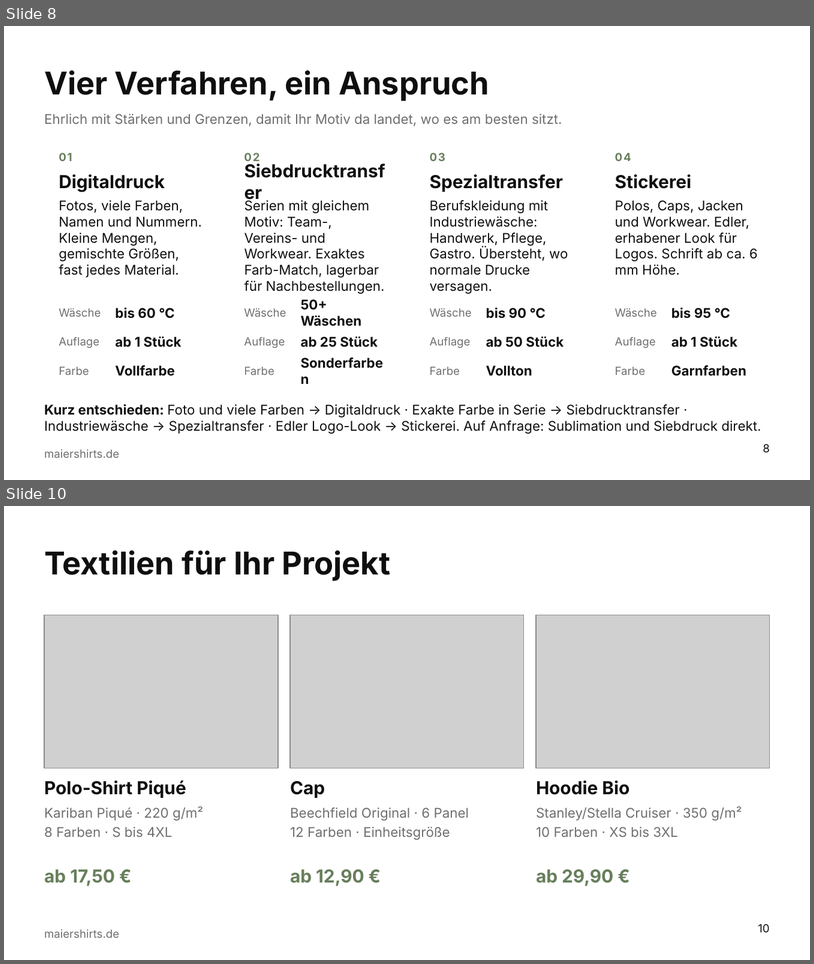
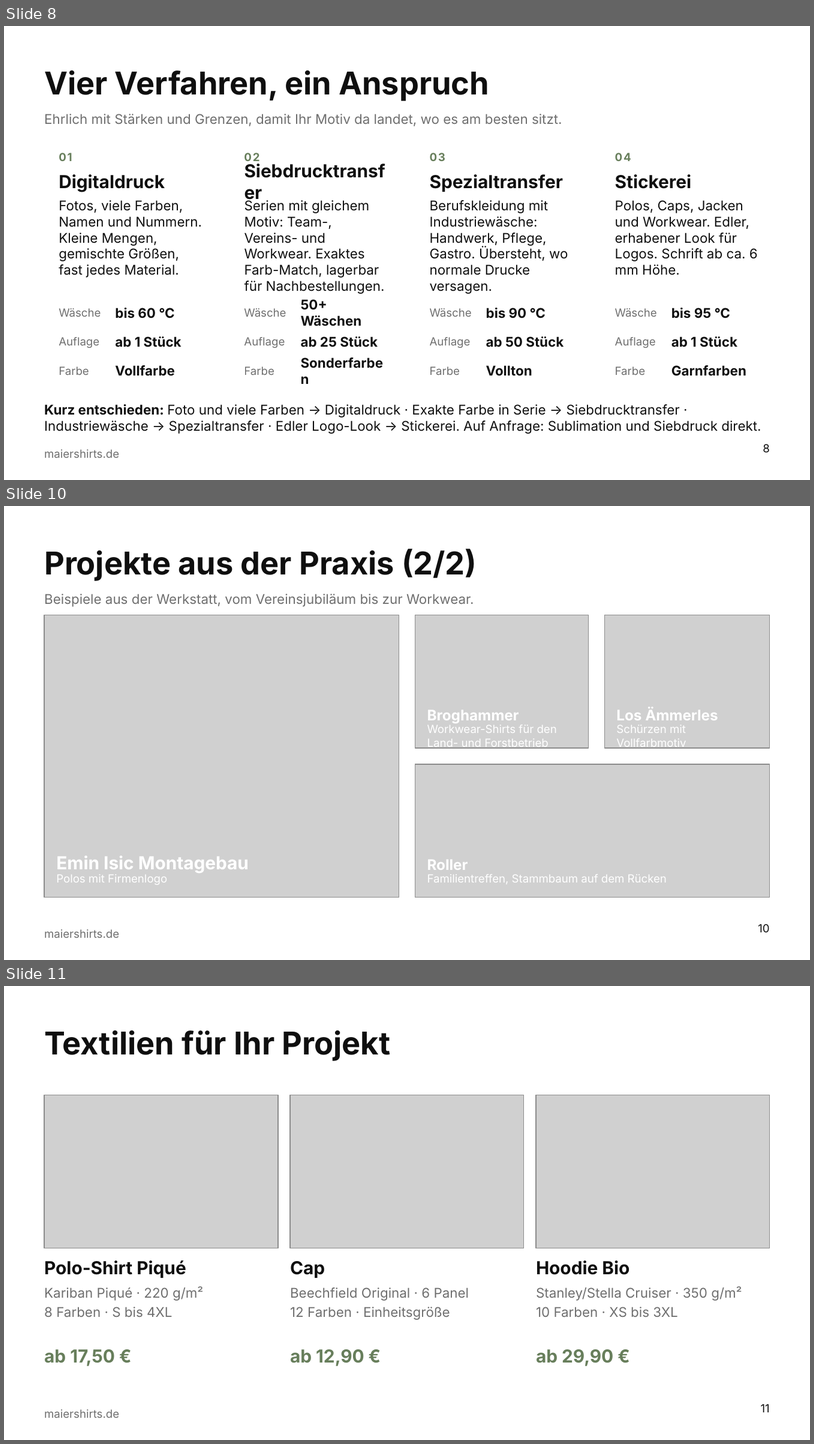
Before and after one commit to sm6161-eng/lexware-angebot-tool, a slide deck: presentation/dist/Maiershirts_Master.potx. Shown one above the other, each under a label of ours: slides 8 and 10 before the commit, slides 8, 10 and 11 after it; the slides between them are not shown. The pictures are 814x964 and 814x1444 pixels, drawn with LibreOffice and Linux fonts; fonts in the diff are those of the drawing; grey boxes stand for pictures; background and template pictures are left out. Boxes give left, top, right and bottom in pixels: in the first picture for what was removed or moved away, otherwise in the second. Text is boxed around its words. In the diff, an @@ line names an element or a change of style, - is before the commit and + after.

```diff
--- a/presentation/dist/Maiershirts_Master.potx
+++ b/presentation/dist/Maiershirts_Master.potx
@@ slide 10 added at bbox=[4, 506, 810, 960], background #FFFFFF; not listed: 1 template element that a slide beside it also shows @@
@@ title added at bbox=[44, 549, 477, 581], 28 pt, text #0F0F0F, bold @@
+Projekte aus der Praxis (2/2)
@@ text added at bbox=[44, 594, 474, 607], 12 pt, text #0F0F0F at 60% opacity @@
+Beispiele aus der Werkstatt, vom Vereinsjubiläum bis zur Workwear.
@@ picture added at bbox=[44, 615, 399, 897] @@
@@ picture added at bbox=[415, 615, 588, 748] @@
@@ picture added at bbox=[605, 615, 770, 748] @@
@@ text added at bbox=[428, 710, 519, 723], 13 pt, text #FFFFFF, bold @@
+Broghammer
@@ text added at bbox=[617, 708, 718, 720], 13 pt, text #FFFFFF, bold @@
+Los Ämmerles
@@ text added at bbox=[428, 724, 557, 750], 10 pt, text #FFFFFF @@
+Workwear-Shirts für den Land- und Forstbetrieb
@@ text added at bbox=[617, 724, 686, 750], 10 pt, text #FFFFFF @@
+Schürzen mit Vollfarbmotiv
@@ picture added at bbox=[415, 764, 770, 897] @@
@@ text added at bbox=[56, 856, 249, 873], 16 pt, text #FFFFFF, bold @@
+Emin Isic Montagebau
@@ text added at bbox=[428, 859, 468, 870], 13 pt, text #FFFFFF, bold @@
+Roller
@@ text added at bbox=[56, 874, 167, 885], 10 pt, text #FFFFFF @@
+Polos mit Firmenlogo
@@ text added at bbox=[428, 874, 667, 883], 10 pt, text #FFFFFF @@
+Familientreffen, Stammbaum auf dem Rücken
@@ page number added at bbox=[758, 924, 770, 932], 10 pt, text #0F0F0F @@
+10
@@ what was slide 10 is now slide 11 @@
@@ page number at bbox=[761, 1404, 770, 1412]: text changed @@
-10
+11
```
Also in this commit, not shown: 3 slides changed, 10 other files.
